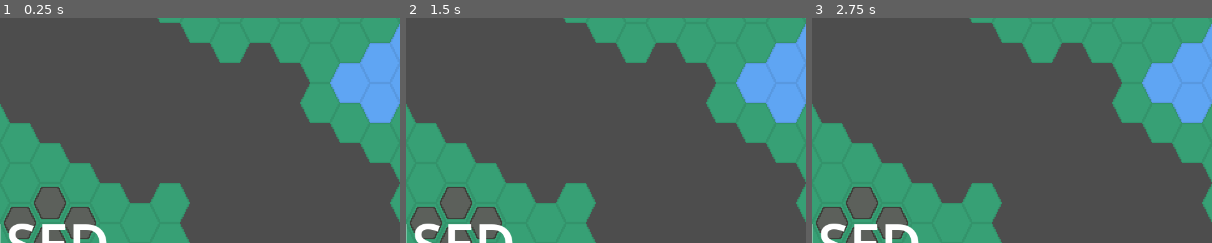
Above: before the commit, frames 1-3 (left to right).
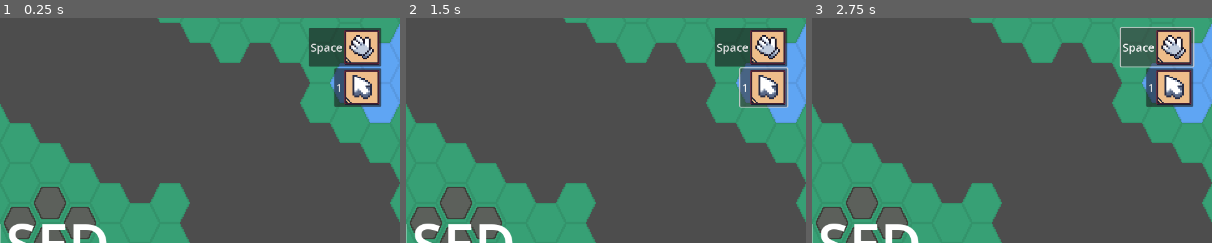
Above: after the commit, the same moments.

Repository: oliwiawaszczuk/praFarm2M
Game: Godot game, scene res://Scenes/main.tscn
Same seed, same stepped clock (60 frames per second), same inputs: the game is played once before the commit and once after it.
Inputs (mouse positions are % of the whole screen's width and height, from its top left):
- Up to frame 1 (0.25 s): no input
- Up to frame 2 (1.5 s): click (93, 6) at 0.5 s, where only the run after the commit has a clickable "Space"; click (95, 15) at 1.25 s, where only the run after the commit has a clickable "1"
- Up to frame 3 (2.75 s): click (93, 6) at 2 s, where only the run after the commit has a clickable "Space"
The pictures show only the part of the screen within x 50-100%, y 0-50%; the shares and areas given below are measured in that part.

The runs differ from the first frame. In frame 1, 5.2% of the frame differs, in the area x 77-96%, y 4-40%; in frame 2, 5.4%; in frame 3, 5.5%, in the area x 76-96%, y 4-40%.

Commit message:
starting with tools

Diff:
--- a/Scenes/main.tscn
+++ b/Scenes/main.tscn
@@ -6,7 +6,11 @@
 [ext_resource type="Script" path="res://Scripts/day_night_system.gd" id="3_8i0gb"]
 [ext_resource type="Texture2D" uid="uid://1iy7hvieusjh" path="res://Assets/plants.png" id="4_0qmvh"]
 [ext_resource type="Texture2D" uid="uid://btqi2lo2bpgh2" path="res://Assets/king_duck_win_template.png" id="6_qw48u"]
+[ext_resource type="Texture2D" uid="uid://bp3h0ek3egak4" path="res://Assets/book.png" id="6_sqktr"]
 [ext_resource type="Script" path="res://Scripts/quest.gd" id="7_0on2x"]
+[ext_resource type="Texture2D" uid="uid://dmo105wwgolj2" path="res://Assets/dialog.png" id="8_dgeai"]
+[ext_resource type="Texture2D" uid="uid://b0rt2n8dvmty2" path="res://Assets/tools/s_to_move.png" id="10_5iec3"]
+[ext_resource type="Texture2D" uid="uid://d3a6kwcwwbsc" path="res://Assets/tools/s_selecting.png" id="11_qmwl5"]
 
 [sub_resource type="TileSetAtlasSource" id="TileSetAtlasSource_0j7xr"]
 resource_name = "terrain"
@@ -280,6 +284,13 @@
 size_flags_horizontal = 4
 theme_override_font_sizes/font_size = 91
 
+[node name="Book" type="Sprite2D" parent="MainCamera/CanvasLayer/HBoxContainer3"]
+visible = false
+texture_filter = 1
+position = Vector2(164, 133)
+scale = Vector2(2, 2)
+texture = ExtResource("6_sqktr")
+
 [node name="KingDuckWin" type="TextureRect" parent="MainCamera/CanvasLayer"]
 visible = false
 anchors_preset = 8
@@ -325,3 +336,74 @@
 
 [node name="Label" type="Label" parent="MainCamera/CanvasLayer/Quest"]
 layout_mode = 2
+
+[node name="Dialog" type="HBoxContainer" parent="MainCamera/CanvasLayer"]
+visible = false
+anchors_preset = 7
+anchor_left = 0.5
+anchor_top = 1.0
+anchor_right = 0.5
+anchor_bottom = 1.0
+offset_left = -20.0
+offset_top = -40.0
+offset_right = 20.0
+grow_horizontal = 2
+grow_vertical = 0
+
+[node name="Dialog" type="Sprite2D" parent="MainCamera/CanvasLayer/Dialog"]
+texture_filter = 1
+position = Vector2(0, -112.17)
+scale = Vector2(4.405, 4.405)
+texture = ExtResource("8_dgeai")
+
+[node name="Content" type="Label" parent="MainCamera/CanvasLayer/Dialog/Dialog"]
+anchors_preset = 8
+anchor_left = 0.5
+anchor_top = 0.5
+anchor_right = 0.5
+anchor_bottom = 0.5
+offset_left = -127.363
+offset_top = -36.7588
+offset_right = 274.692
+offset_bottom = 45.1112
+grow_horizontal = 2
+grow_vertical = 2
+scale = Vector2(0.3, 0.3)
+
+[node name="Image" type="Sprite2D" parent="MainCamera/CanvasLayer/Dialog/Dialog"]
+texture_filter = 1
+position = Vector2(-59, -1)
+scale = Vector2(0.810855, 0.810855)
+
+[node name="Tools" type="VBoxContainer" parent="MainCamera/CanvasLayer"]
+anchors_preset = 1
+anchor_left = 1.0
+anchor_right = 1.0
+offset_left = -119.0
+offset_top = 16.0
+offset_right = 20.0
+offset_bottom = 196.0
+grow_horizontal = 0
+scale = Vector2(0.7, 0.7)
+
+[node name="to_move" type="Button" parent="MainCamera/CanvasLayer/Tools"]
+texture_filter = 1
+layout_mode = 2
+size_flags_horizontal = 8
+size_flags_vertical = 4
+theme_override_font_sizes/font_size = 26
+action_mode = 0
+keep_pressed_outside = true
+text = "Space"
+icon = ExtResource("10_5iec3")
+icon_alignment = 2
+
+[node name="selecting" type="Button" parent="MainCamera/CanvasLayer/Tools"]
+texture_filter = 1
+layout_mode = 2
+size_flags_horizontal = 8
+size_flags_vertical = 4
+theme_override_font_sizes/font_size = 26
+text = "1"
+icon = ExtResource("11_qmwl5")
+icon_alignment = 2
--- a/Scripts/mouse_controller.gd
+++ b/Scripts/mouse_controller.gd
@@ -12,7 +12,7 @@
 @export var terrain_tilemap: TileMap
 
 func _ready():
-	Global.ChangeTool(Global.Tools.to_move)
+	Global.ChangeCursor()
 	camera = get_node("MainCamera")
 	coords_label = $MainCamera/CanvasLayer/HBoxContainer/Coords
 	terrain_tilemap = $Terrain
@@ -101,6 +101,12 @@
 		if event.keycode == KEY_P:
 			Global.is_paused = !Global.is_paused
 			$"MainCamera/CanvasLayer/HBoxContainer3/CenterMessage".text = "PAUSED" if Global.is_paused else ""
+			if Global.is_paused:
+				Global.current_cursor = Global.CursorState.idle
+				Global.ChangeCursor()
+			else:
+				Global.CursorToTool()
+
 		if event.keycode == KEY_ESCAPE:
 			get_tree().quit()
 		if event.keycode == KEY_SPACE:
--- a/quest.tscn
+++ b/quest.tscn
@@ -1,7 +1,6 @@
-[gd_scene load_steps=3 format=3 uid="uid://lwp3rp3skfd4"]
+[gd_scene load_steps=2 format=3 uid="uid://lwp3rp3skfd4"]
 
 [ext_resource type="Texture2D" uid="uid://dmo105wwgolj2" path="res://Assets/dialog.png" id="1_8d0pv"]
-[ext_resource type="Texture2D" uid="uid://bk7pas7xncud4" path="res://Assets/house.png" id="2_mahie"]
 
 [node name="Node2D" type="Node2D"]
 
@@ -24,9 +23,7 @@
 grow_horizontal = 2
 grow_vertical = 2
 scale = Vector2(0.3, 0.3)
-text = "efweffwefewfewf ewfwef"
 
 [node name="Image" type="Sprite2D" parent="Dialog"]
 position = Vector2(-59, -1)
 scale = Vector2(0.810855, 0.810855)
-texture = ExtResource("2_mahie")
Binary file added: Assets/book.png
Not shown, added: Assets/book.png.import
Binary file added: Assets/pause.aseprite
Binary file changed: Assets/plants.png
Binary file added: Assets/slot.png
Not shown, added: Assets/slot.png.import
Binary file added: Assets/tools/s_idle.png
Not shown, added: Assets/tools/s_idle.png.import
Binary file added: Assets/tools/s_selecting.png
Not shown, added: Assets/tools/s_selecting.png.import
Binary file added: Assets/tools/s_to_move.png
Not shown, added: Assets/tools/s_to_move.png.import
(and 1 more such lines)
